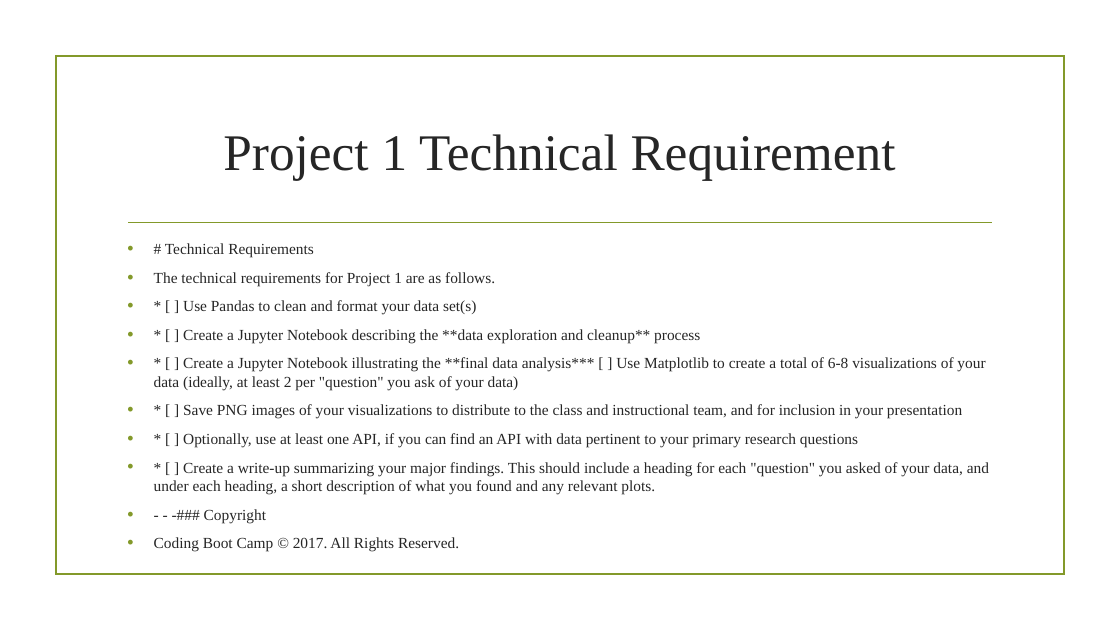
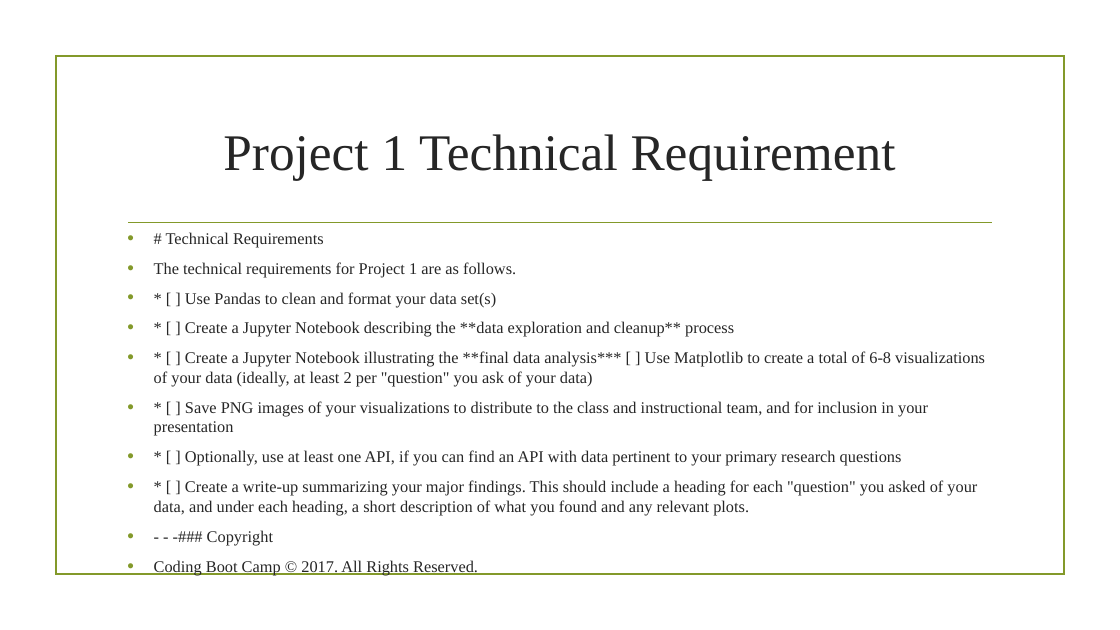
Before and after one commit to prakashbalasubramaniam/The_Incredible_Quad, a slide deck: slide 2 of Working_Presentation.pptx. Drawn at 1120x630 pixels with LibreOffice and Linux fonts; fonts in the diff are those of the drawing; background and template pictures are left out. Boxes give left, top, right and bottom in pixels: in the first picture for what was removed or moved away, otherwise in the second. Text is boxed around its words. In the diff, an @@ line names an element or a change of style, - is before the commit and + after.

```diff
--- a/Working_Presentation.pptx
+++ b/Working_Presentation.pptx
@@ text "# Technical Requirements": place and size @@
-text "# Technical Requirements" at (154, 243, 989, 552)
+text "# Technical Requirements" at (154, 232, 985, 576)
@@ text "# Technical Requirements" at (154, 232, 985, 576): size 13.2 to 14 pt @@
```
Also in this commit, not shown: 11 other slides changed, 2 slides added.
